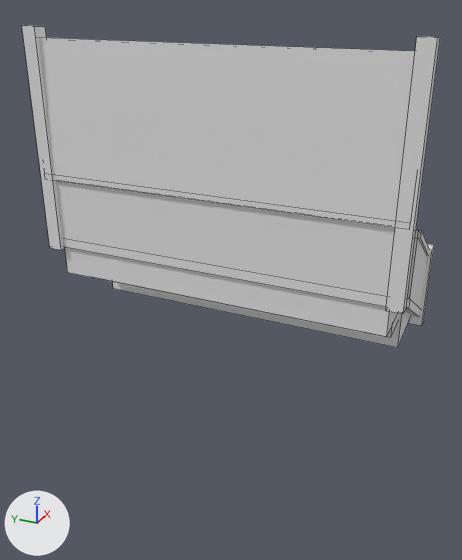
The FBX model Assets/Project/Art/Environment/Kit Judge/Architecture/SM_Tribune.fbx, before and after one commit.
One viewpoint serves both versions: a 50 mm camera at (-17.36, -37.16, 7.6) aimed at (-3.91, -31.11, 0.87). Lighting does not change. The marker at lower left points along +X, +Y and +Z. Mesh edges are drawn as thin lines. Where no turn or scale is listed for an object, it has been applied to the vertices.

Names of what the first picture shows: 'SM_Tribune'.
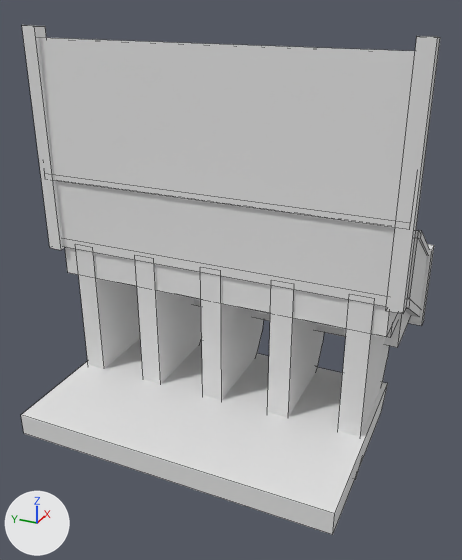
What differs and where, as boxes [x1, y1, x2, y2] in the pictures (462 x 560 px):
'SM_Tribune', reshaped (58% taller): before [22, 25, 440, 348]; after [21, 25, 440, 535]
part 1 of me_sm_tribune, added: after [338, 300, 389, 480]
part 2 of me_sm_tribune, added: after [267, 285, 324, 417]
part 3 of me_sm_tribune, added: after [200, 272, 263, 400]
part 4 of me_sm_tribune, added: after [135, 260, 202, 384]
part 5 of me_sm_tribune, added: after [76, 249, 140, 369]
part 6 of me_sm_tribune, added: after [21, 339, 388, 535]

Patch to the scene script:
```diff
--- a/Assets/Project/Art/Environment/Kit Judge/Architecture/SM_Tribune.fbx.py
+++ b/Assets/Project/Art/Environment/Kit Judge/Architecture/SM_Tribune.fbx.py
@@ me_sm_tribune @@
 # used by ob_sm_tribune; location = (-0.2, -30.8, -1.11)
 # verts and faces of me_sm_tribune; kept vertices keep their numbers, new ones are numbered from 132
-me_sm_tribune.from_pydata(...)  # 132 vertices, 116 faces; spans x -4.45..0.0, y -4.73..4.73, z 0.0..7.91
+me_sm_tribune.from_pydata(...)  # 210 vertices, 167 faces; spans x -7.04..0.0, y -4.73..4.73, z -2.61..7.91
+# me_sm_tribune part 1: a new loose piece of 14 vertices spanning x -4.32..-1.29, y -4.05..-3.48, z -2.61..2.48
+# me_sm_tribune part 2: a new loose piece of 14 vertices spanning x -4.32..-1.29, y -2.18..-1.62, z -2.61..2.48
+# me_sm_tribune part 3: a new loose piece of 14 vertices spanning x -4.32..-1.29, y -0.32..0.24, z -2.61..2.48
+# me_sm_tribune part 4: a new loose piece of 14 vertices spanning x -4.32..-1.29, y 1.54..2.11, z -2.61..2.48
+# me_sm_tribune part 5: a new loose piece of 14 vertices spanning x -4.32..-1.29, y 3.41..3.97, z -2.61..2.48
+# me_sm_tribune part 6
+verts[132] = (-7.04, -4.18, -1.84)  # pixel (332, 534)
+verts[133] = (-7.04, -4.18, -1.26)  # pixel (334, 513)
+verts[134] = (-2.31, -4.18, -1.84)  # pixel (381, 412)
+verts[135] = (-1.73, -4.18, -1.26)  # pixel (387, 383)
+for new, old in zip([*range(136, 140)], [*range(132, 136)]): verts[new] = verts[old] + (0.0, 8.28, 0.0)
+faces += [(132, 133, 137, 136), (136, 137, 139, 138), (134, 138, 139, 135), (132, 134, 135, 133), (132, 136, 138, 134), (133, 135, 139, 137)]
```
